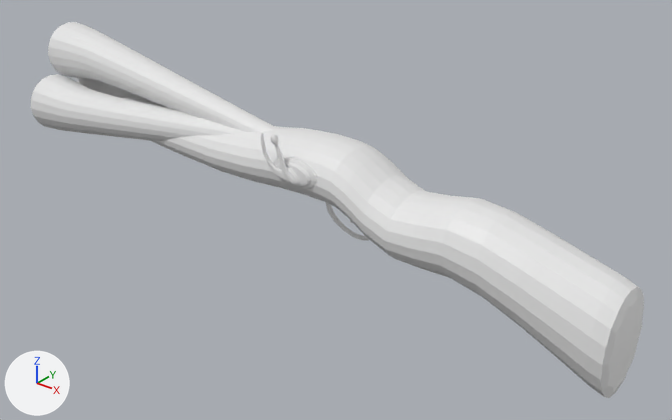
Before and after pictures for a commit that changed the FBX model Assets/FBX/Guns/3shotgun.fbx.
Both versions are drawn from a 50 mm lens placed at (24.0, -31.2, 19.3), pointed at (-1.5, 0.6, -0.4). Arrows for +X, +Y and +Z are at lower left; the lights stay in place. Where no turn or scale is listed for an object, it has been applied to the vertices.
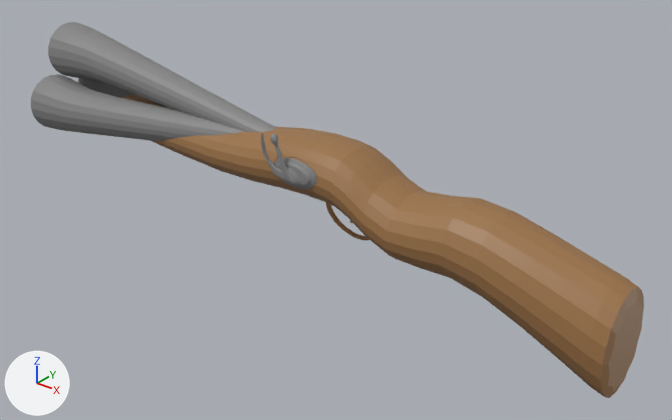
The edits, one by one:
Material 'Material.002' (mat_material_002) is new.
Its base color is (0.332, 0.17, 0.0638) (brown #9c7347).
Material 'Material.001' (mat_material_001) is new.
Its base color is (0.233, 0.233, 0.233) (grey #858585).
me_mesh has 3152 vertices, 3140 faces and spans x -20.4..13.7, y -3.1..3.1, z -3.9..5.9.
me_mesh is used by ob_circle_002; location (0.0, 0.0, 0.0).
me_mesh part 1: 1306 of the faces centred in x -5.3..-0.5, y -2.6..0.7, z 1.6..4.2 switch from no material to mat_material_001 (grey #858585).
me_mesh part 2: 870 of the faces centred in x -20.4..-8.6, y -3.1..3.1, z 0.2..5.9 switch from no material to mat_material_001 (grey #858585).
me_mesh part 3: 964 of the faces centred in x -15.9..13.7, y -1.9..1.9, z -3.7..3.5 switch from no material to mat_material_002 (brown #9c7347).

Pixel boxes [x1, y1, x2, y2] of what changed, in the pictures (672 x 420 px):
part 1 of me_mesh, recoloured (white to grey)
    both: [241, 116, 317, 189]
part 2 of me_mesh, recoloured (white to grey)
    both: [31, 22, 254, 141]
part 3 of me_mesh, recoloured (white to brown)
    both: [122, 94, 644, 398]
